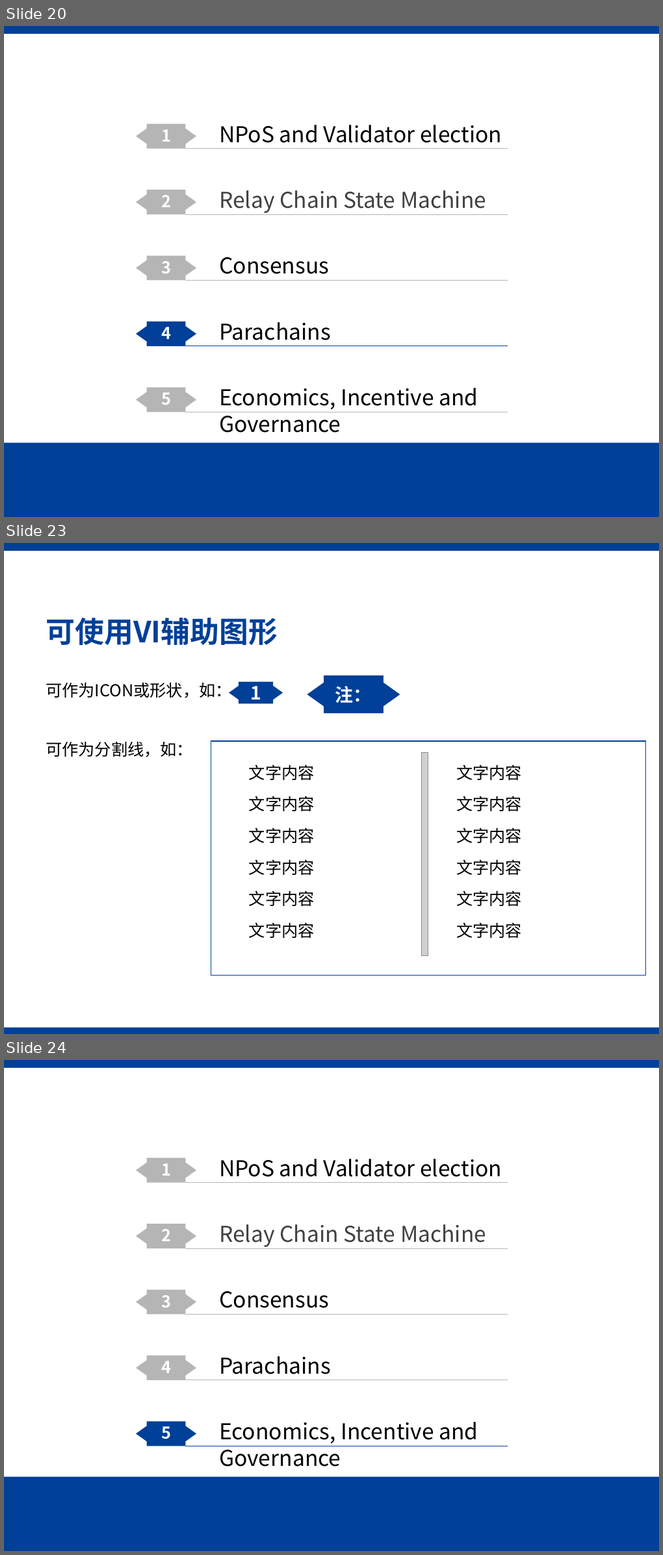
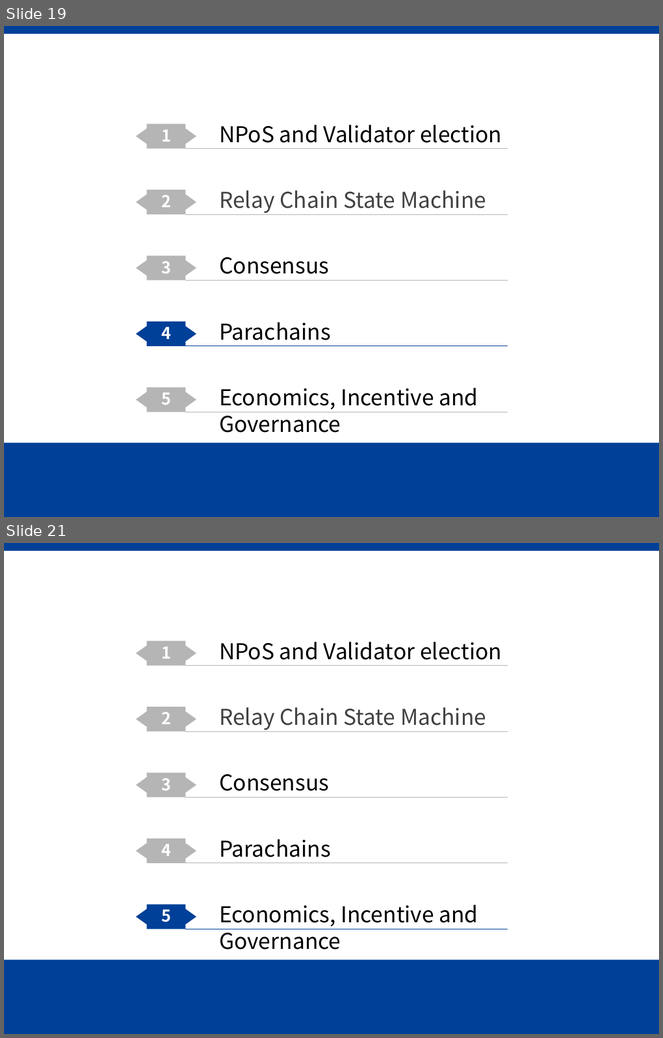
Before and after one commit to Voidkai/Polkadot, a slide deck: Polkadot-PPT.pptx. Shown one above the other, each under a label of ours: slides 20, 23 and 24 before the commit, slides 19 and 21 after it; the slides between them are not shown. The pictures are 663x1555 and 663x1038 pixels, drawn with LibreOffice and Linux fonts; fonts in the diff are those of the drawing; grey boxes stand for pictures; background and template pictures are left out. Boxes give left, top, right and bottom in pixels: in the first picture for what was removed or moved away, otherwise in the second. Text is boxed around its words. In the diff, an @@ line names an element or a change of style, - is before the commit and + after.

```diff
--- a/Polkadot-PPT.pptx
+++ b/Polkadot-PPT.pptx
@@ slide 23 removed at box(4, 543, 659, 1034), background #FFFFFF; not listed: 1 template element that a slide beside it also shows @@
@@ title removed at box(46, 618, 278, 645) @@
-可使用VI辅助图形
@@ freeform shape removed at box(308, 676, 400, 713) @@
-注：
@@ text removed at box(46, 682, 232, 698) @@
-可作为ICON或形状，如：
@@ freeform shape removed at box(229, 682, 282, 704) @@
-1
@@ text removed at box(46, 741, 193, 757) @@
-可作为分割线，如：
@@ rectangle removed at box(211, 741, 646, 976) @@
@@ picture removed at box(422, 752, 428, 956) @@
@@ text removed at box(249, 765, 315, 780) @@
-文字内容
@@ text removed at box(456, 765, 522, 780) @@
-文字内容
@@ text removed at box(249, 796, 315, 811) @@
-文字内容
@@ text removed at box(456, 796, 522, 811) @@
-文字内容
@@ text removed at box(249, 828, 315, 843) @@
-文字内容
@@ text removed at box(456, 828, 522, 843) @@
-文字内容
@@ text removed at box(249, 860, 315, 875) @@
-文字内容
@@ text removed at box(456, 860, 522, 875) @@
-文字内容
@@ text removed at box(249, 891, 315, 906) @@
-文字内容
@@ text removed at box(456, 891, 522, 906) @@
-文字内容
@@ text removed at box(249, 923, 315, 938) @@
-文字内容
@@ text removed at box(456, 923, 522, 938) @@
-文字内容
@@ rectangle removed at box(4, 1028, 659, 1034) @@
@@ what was slide 20 is now slide 19 @@
@@ what was slide 24 is now slide 21 @@
```
Also in this commit, not shown: 2 slides added, 5 other slides removed.
